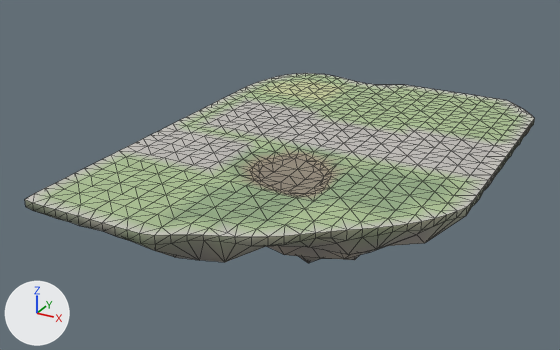
Before and after pictures for a commit that changed the glTF model godot_project/remake/sky/islands/SKY-068.rock.glb.
Both versions are drawn from a 50 mm lens placed at (75.8, -158.5, 67.8), pointed at (-8.7, -4.9, -9.0). Lighting does not change. The marker at lower left points along +X, +Y and +Z. The older version comes first. Mesh edges are drawn as thin lines.

Names of what the first picture shows: 'deck-col', 'rock'.
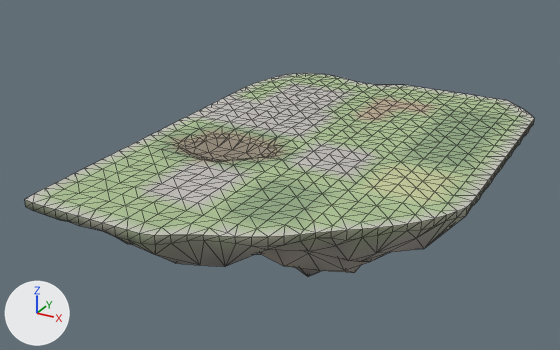
Boxes [x1, y1, x2, y2] around the edits, measured in the pictures (560 x 350 px; the box of a moved part takes in the faces that stretch with it):
'rock', reshaped (10% taller)
    before: [25, 120, 534, 263]
    after: [25, 120, 534, 277]
part 1 of me_deck_col, moved or reshaped
    before: [149, 124, 356, 209]
    after: [149, 126, 356, 209]
part 2 of me_deck_col, recoloured
    both: [125, 79, 509, 227]
part 3 of me_rock, moved or reshaped
    before: [120, 217, 464, 263]
    after: [44, 189, 486, 277]

Edits to the bpy script that builds the scene:
```text
Change me_deck_col:
    used by ob_deck_col; location = (0.0, 0.0, 0.0)
    remove me_deck_col.from_pydata(...)  # 631 vertices, 1145 faces; spans x -38.5..41.6, y -59.0..53.0, z -1.5..0.0
    add me_deck_col.from_pydata(...)  # 633 vertices, 1149 faces; spans x -38.5..41.6, y -59.0..53.0, z -2.2..0.0
    me_deck_col part 1: 21 vertices moved from x -30.5..11.0, y -31.0..-7.0, z -1.5..0.0 to x -30.5..9.5, y -31.0..-5.5, z -2.2..0.0; 89 vertices removed from x -30.5..13.5, y -31.0..-3.0, z -1.5..0.0; 91 vertices added at x -30.5..13.5, y -31.0..-3.0, z -2.0..0.0
    me_deck_col part 2: 324 kept faces spanning x -38.5..41.6, y -55.0..45.0, z -2.2..0.0 get new vertex colours
Change me_rock:
    used by ob_rock; location = (0.0, 0.0, 0.0)
    remove me_rock.from_pydata(...)  # 424 vertices, 731 faces; spans x -38.5..41.6, y -59.0..53.0, z -29.0..0.0
    add me_rock.from_pydata(...)  # 424 vertices, 731 faces; spans x -38.5..41.6, y -59.0..53.0, z -33.2..0.0
    me_rock part 3: 192 of 424 vertices moved; they spanned x -32.5..33.5, y -55.0..47.0, z -29.0..-3.0 and now span x -32.5..33.5, y -55.0..47.0, z -33.2..-3.4; mean shift (0.0, 0.0, -1.9); largest move (1.6, 5.6, -28.3) -> (1.6, 5.6, -32.7)
```
